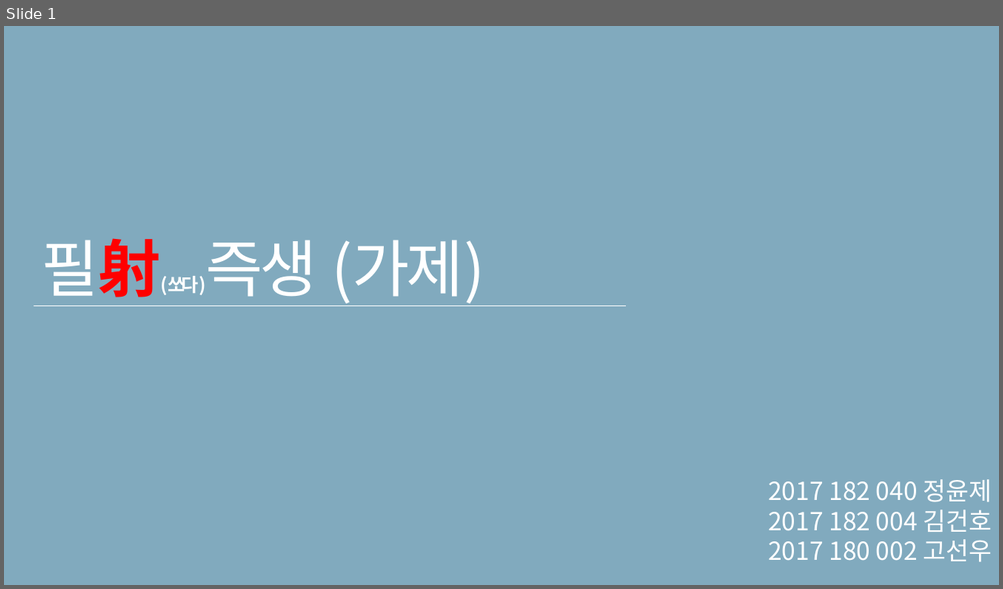
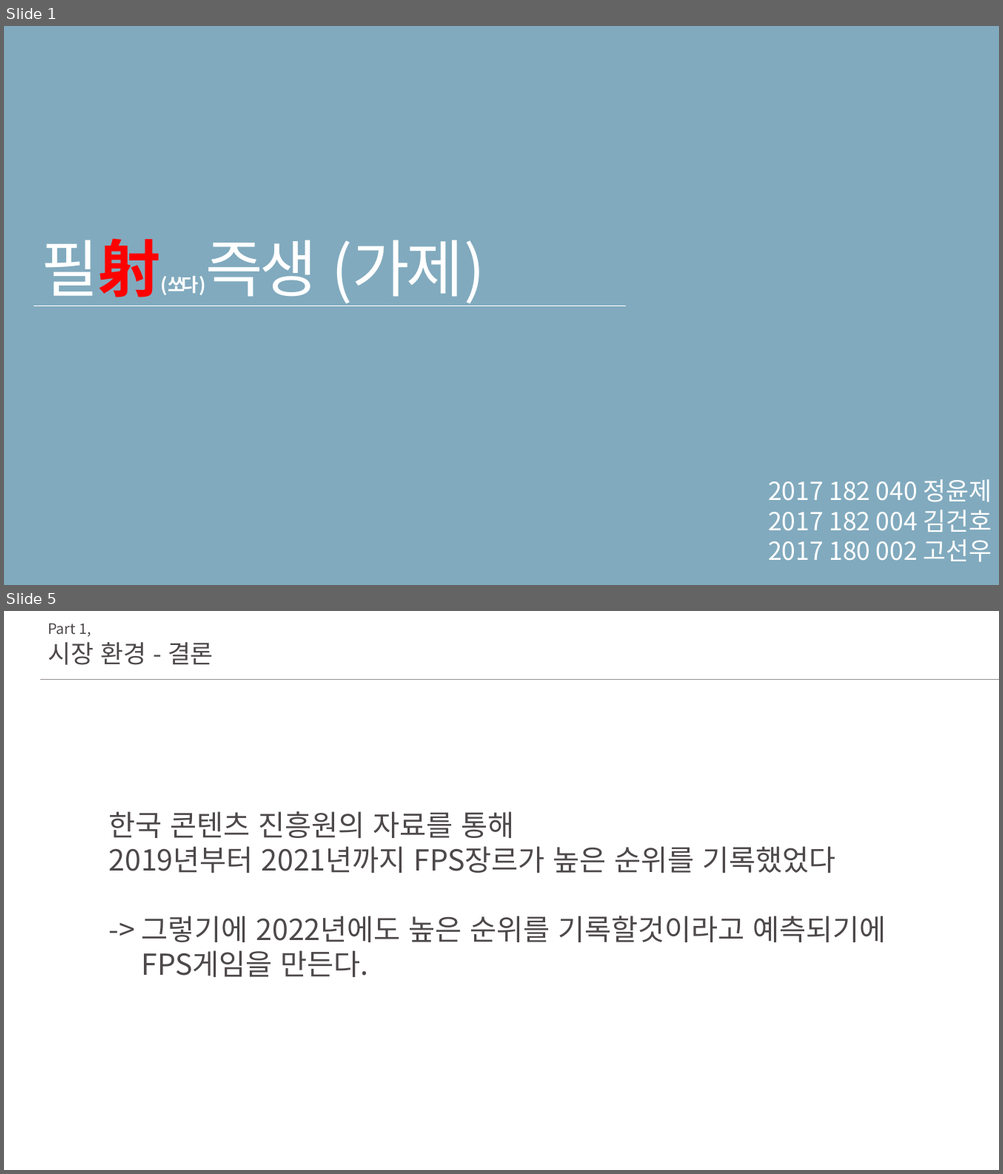
Before and after one commit to ghk01214/KPUFinalGame-deprecated-, a slide deck: docs/졸작 초안.pptx. Shown one above the other, each under a label of ours: slide 1 before the commit, slides 1 and 5 after it; the slides between them are not shown. The pictures are 1003x589 and 1003x1174 pixels, drawn with LibreOffice and Linux fonts; fonts in the diff are those of the drawing. Boxes give left, top, right and bottom in pixels: in the first picture for what was removed or moved away, otherwise in the second. Text is boxed around its words. In the diff, an @@ line names an element or a change of style, - is before the commit and + after.

```diff
--- a/docs/졸작 초안.pptx
+++ b/docs/졸작 초안.pptx
@@ slide 5 added at (x1=4, y1=611, x2=999, y2=1170), background #FFFFFF @@
@@ text added at (x1=48, y1=623, x2=91, y2=637), 14 pt, text #4D484A @@
+Part 1,
@@ text added at (x1=48, y1=642, x2=213, y2=665), 24 pt, text #4D484A @@
+시장 환경 - 결론
@@ line added from (40, 679) to (999, 679), #989194 0.5 pt @@
@@ text added at (x1=109, y1=812, x2=886, y2=977), 28 pt, text #4D484A @@
+한국 콘텐츠 진흥원의 자료를 통해
+2019년부터 2021년까지 FPS장르가 높은 순위를 기록했었다
+-> 그렇기에 2022년에도 높은 순위를 기록할것이라고 예측되기에
+FPS게임을 만든다.
```
Also in this commit, not shown: 7 slides changed, 5 other slides added, 4 slides removed.
